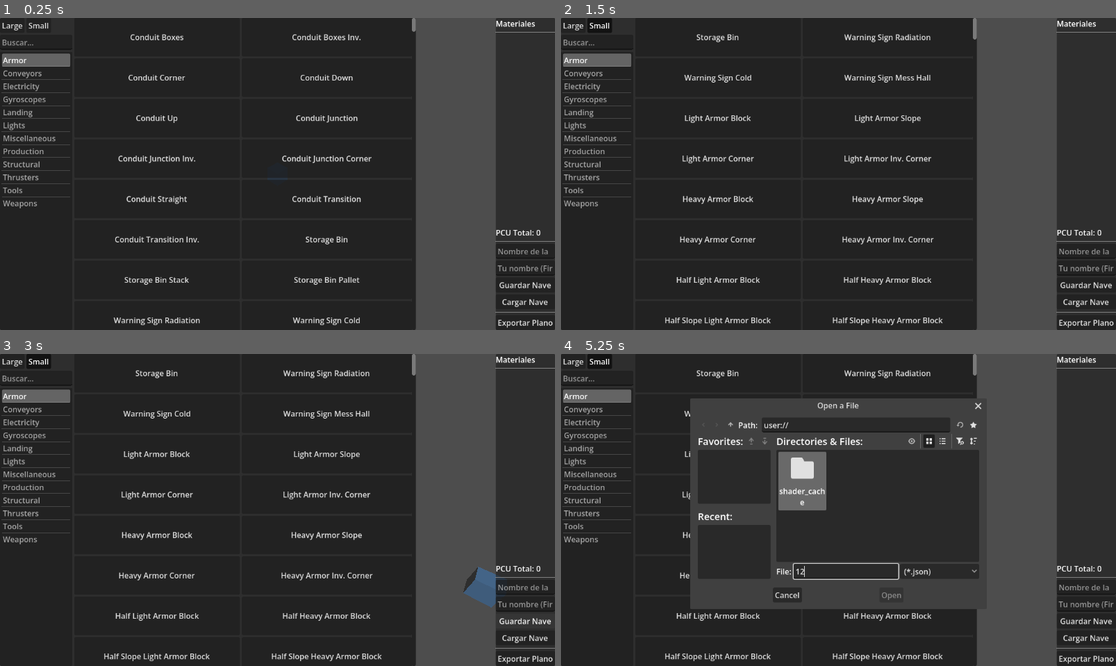
Above: before the commit, frames 1-4 (two rows, left to right).
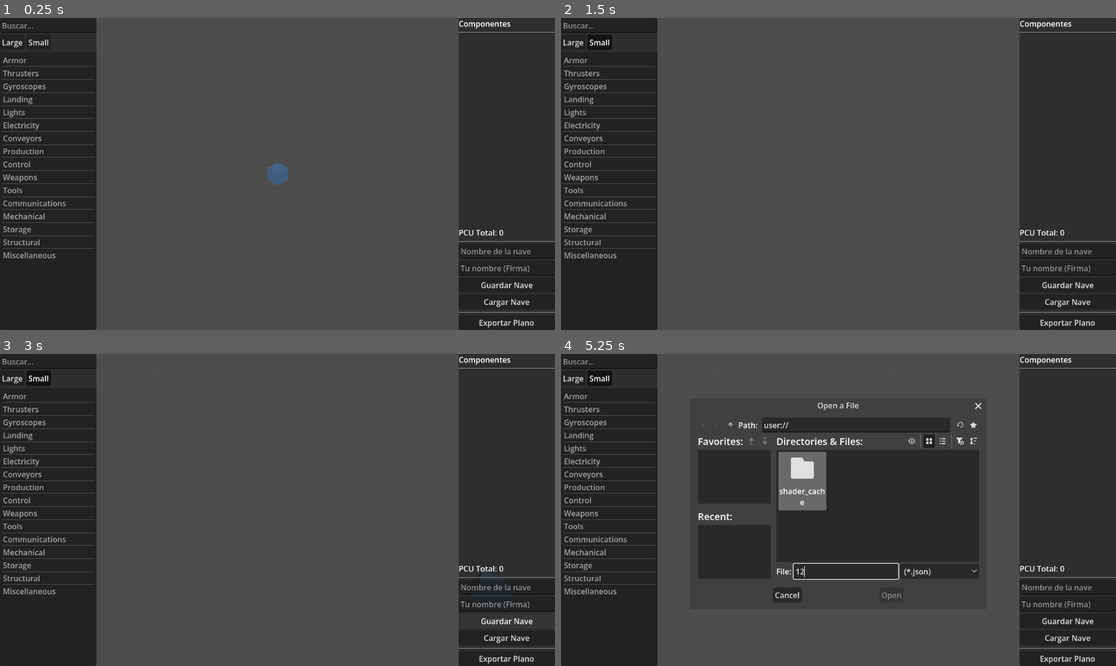
Above: after the commit, the same moments.

Repository: rochbe02/SpaceEngineersBuilder
Game: Godot game, scene res://scenes/Main.tscn
The game is run twice, just before and just after one commit, with the same random seed, the same clock (stepped at 60 frames per second) and the same inputs.
Inputs (mouse positions are in pixels of both pictures, inside the frame that each line leads up to):
- Up to frame 1 (0.25 s): no input
- Up to frame 2 (1.5 s): click "Large" at 0.5 s; click "Small" at 1.25 s
- Up to frame 3 (3 s): click (155, 372) at 2 s, where only the run before the commit has a clickable "Storage Bin"; click "Guardar Nave" at 2.75 s
- Up to frame 4 (5.25 s): click (888, 372) at 3.5 s, where only the run before the commit has a clickable "Warning Sign Radiation"; click "Cargar Nave" at 4.25 s; click (844, 572) at 5.02 s; type "12" at 5.1 s

The runs differ from the first frame. In frame 1, 66% of the frame differs, in the area x 0-100%, y 0-100%; in frame 2, 66%; in frame 3, 66%; in frame 4, 32%.

Commit message:
Catalogo desplegable con 1429 bloques reales y componentes

Diff:
--- a/space-engineers-builder/project.godot
+++ b/space-engineers-builder/project.godot
@@ -20,6 +20,10 @@
 BlockDatabase="*uid://djtjusagnkrj4"
 SaveSystem="*uid://dlwo6a3vj7te4"
 
+[display]
+
+window/size/mode=2
+
 [physics]
 
 3d/physics_engine="Jolt Physics"
--- a/space-engineers-builder/scenes/Main.tscn
+++ b/space-engineers-builder/scenes/Main.tscn
@@ -15,12 +15,14 @@
 layer = 2
 
 [node name="BlockCatalog" parent="CanvasLayer" unique_id=137198268 instance=ExtResource("2_rvslj")]
-offset_right = 400.0
+custom_minimum_size = Vector2(200, 0)
+offset_right = 154.0
 
 [node name="MaterialsPanel" parent="CanvasLayer" unique_id=2135652470 instance=ExtResource("3_0bbpv")]
+custom_minimum_size = Vector2(200, 0)
 anchors_preset = 11
 anchor_left = 1.0
-offset_left = -94.0
+offset_left = -123.0
 grow_horizontal = 0
 
 [node name="BlueprintExport" parent="." unique_id=179724670 instance=ExtResource("4_rarhs")]
--- a/space-engineers-builder/scenes/ui/BlockCatalog.tscn
+++ b/space-engineers-builder/scenes/ui/BlockCatalog.tscn
@@ -18,6 +18,10 @@
 layout_mode = 2
 size_flags_horizontal = 3
 
+[node name="LineEdit" type="LineEdit" parent="HBoxContainer/VBoxContainer" unique_id=1077694406]
+layout_mode = 2
+placeholder_text = "Buscar..."
+
 [node name="HBoxContainer" type="HBoxContainer" parent="HBoxContainer/VBoxContainer" unique_id=714790895]
 layout_mode = 2
 
@@ -31,20 +35,22 @@
 toggle_mode = true
 text = "Small"
 
-[node name="LineEdit" type="LineEdit" parent="HBoxContainer/VBoxContainer" unique_id=1077694406]
-layout_mode = 2
-placeholder_text = "Buscar..."
-
 [node name="ItemList" type="ItemList" parent="HBoxContainer/VBoxContainer" unique_id=963378104]
 layout_mode = 2
 size_flags_vertical = 3
 
-[node name="ScrollContainer" type="ScrollContainer" parent="HBoxContainer" unique_id=817176150]
+[node name="BlockPanel" type="PanelContainer" parent="HBoxContainer/VBoxContainer" unique_id=2018725875]
+visible = false
+custom_minimum_size = Vector2(200, 0)
+layout_mode = 2
+size_flags_vertical = 3
+
+[node name="ScrollContainer" type="ScrollContainer" parent="HBoxContainer/VBoxContainer/BlockPanel" unique_id=817176150]
 layout_mode = 2
 size_flags_horizontal = 3
 horizontal_scroll_mode = 0
 
-[node name="GridContainer" type="GridContainer" parent="HBoxContainer/ScrollContainer" unique_id=1260531385]
+[node name="GridContainer" type="GridContainer" parent="HBoxContainer/VBoxContainer/BlockPanel/ScrollContainer" unique_id=1260531385]
 layout_mode = 2
 size_flags_horizontal = 3
 columns = 2
--- a/space-engineers-builder/scenes/ui/MaterialsPanel.tscn
+++ b/space-engineers-builder/scenes/ui/MaterialsPanel.tscn
@@ -15,7 +15,7 @@
 
 [node name="Title" type="Label" parent="VBoxContainer" unique_id=568664939]
 layout_mode = 2
-text = "Materiales"
+text = "Componentes"
 
 [node name="HSeparator" type="HSeparator" parent="VBoxContainer" unique_id=1347476832]
 layout_mode = 2
--- a/space-engineers-builder/scripts/BlockCatalog.gd
+++ b/space-engineers-builder/scripts/BlockCatalog.gd
@@ -2,14 +2,16 @@
 
 @onready var category_list: ItemList = $HBoxContainer/VBoxContainer/ItemList
 @onready var search_box: LineEdit = $HBoxContainer/VBoxContainer/LineEdit
-@onready var block_grid: GridContainer = $HBoxContainer/ScrollContainer/GridContainer
-@onready var btn_large: Button = $HBoxContainer/VBoxContainer/HBoxContainer/BtnLarge
-@onready var btn_small: Button = $HBoxContainer/VBoxContainer/HBoxContainer/BtnSmall
+@onready var block_grid: GridContainer = $"HBoxContainer/VBoxContainer/BlockPanel/ScrollContainer/GridContainer"
+@onready var blocks_panel = $"HBoxContainer/VBoxContainer/BlockPanel"
+@onready var btn_large: Button = $"HBoxContainer/VBoxContainer/HBoxContainer/BtnLarge"
+@onready var btn_small: Button = $"HBoxContainer/VBoxContainer/HBoxContainer/BtnSmall"
 
 signal block_selected(block_id: String)
 signal size_changed(size: String)
 
 var current_size: String = "Large"
+var current_category: String = ""
 
 func _ready():
 	print("BlockCatalog listo")
@@ -19,14 +21,23 @@
 	btn_large.pressed.connect(_on_large_pressed)
 	btn_small.pressed.connect(_on_small_pressed)
 
-	if BlockDatabase.categories.size() > 0:
-		category_list.select(0)
-		_show_category(BlockDatabase.categories[0])
-
 func _build_category_list():
 	category_list.clear()
 	for category in BlockDatabase.categories:
 		category_list.add_item(category)
+
+func _on_category_selected(index: int):
+	var category = BlockDatabase.categories[index]
+	print("Categoría: ", category, " visible: ", blocks_panel.visible)
+
+	if category == current_category and blocks_panel.visible:
+		blocks_panel.visible = false
+		current_category = ""
+		return
+
+	current_category = category
+	blocks_panel.visible = true
+	_show_category(category)
 
 func _show_category(category: String):
 	var all_blocks = BlockDatabase.get_blocks_by_category(category)
@@ -39,7 +50,6 @@
 func _populate_grid(blocks: Dictionary):
 	for child in block_grid.get_children():
 		child.queue_free()
-
 	for block_id in blocks:
 		var block = blocks[block_id]
 		var btn = Button.new()
@@ -47,10 +57,6 @@
 		btn.custom_minimum_size = Vector2(80, 80)
 		btn.pressed.connect(_on_block_pressed.bind(block_id))
 		block_grid.add_child(btn)
-
-func _on_category_selected(index: int):
-	var category = BlockDatabase.categories[index]
-	_show_category(category)
 
 func _on_block_pressed(block_id: String):
 	print("Bloque seleccionado: ", block_id)
@@ -61,26 +67,26 @@
 	btn_large.button_pressed = true
 	btn_small.button_pressed = false
 	emit_signal("size_changed", "Large")
-	var idx = category_list.get_selected_items()
-	if idx.size() > 0:
-		_show_category(BlockDatabase.categories[idx[0]])
+	if current_category != "":
+		_show_category(current_category)
 
 func _on_small_pressed():
 	current_size = "Small"
 	btn_small.button_pressed = true
 	btn_large.button_pressed = false
 	emit_signal("size_changed", "Small")
-	var idx = category_list.get_selected_items()
-	if idx.size() > 0:
-		_show_category(BlockDatabase.categories[idx[0]])
+	if current_category != "":
+		_show_category(current_category)
 
 func _on_search_changed(text: String):
 	if text == "":
-		var idx = category_list.get_selected_items()
-		if idx.size() > 0:
-			_show_category(BlockDatabase.categories[idx[0]])
+		if current_category != "":
+			_show_category(current_category)
+		else:
+			blocks_panel.visible = false
 		return
 
+	blocks_panel.visible = true
 	var all_blocks = BlockDatabase.get_all_blocks()
 	var filtered = {}
 	for block_id in all_blocks:
@@ -88,3 +94,9 @@
 		if block.get("name", "").to_lower().contains(text.to_lower()) and block.get("size", "Large") == current_size:
 			filtered[block_id] = block
 	_populate_grid(filtered)
+
+func get_ship_name() -> String:
+	return ""
+
+func get_author_name() -> String:
+	return ""
--- a/space-engineers-builder/scripts/BlockDatabase.gd
+++ b/space-engineers-builder/scripts/BlockDatabase.gd
@@ -3,17 +3,21 @@
 var blocks: Dictionary = {}
 var categories: Array = [
 	"Armor",
-	"Conveyors",
-	"Electricity",
+	"Thrusters",
 	"Gyroscopes",
 	"Landing",
 	"Lights",
-	"Miscellaneous",
+	"Electricity",
+	"Conveyors",
 	"Production",
+	"Control",
+	"Weapons",
+	"Tools",
+	"Communications",
+	"Mechanical",
+	"Storage",
 	"Structural",
-	"Thrusters",
-	"Tools",
-	"Weapons"
+	"Miscellaneous"
 ]
 
 func _ready():
--- a/space-engineers-builder/scripts/MaterialsPanel.gd
+++ b/space-engineers-builder/scripts/MaterialsPanel.gd
@@ -53,17 +53,17 @@
 		if block.is_empty():
 			continue
 
-		for material in block.get("materials", {}):
-			totals[material] = totals.get(material, 0) + block["materials"][material]
+		for component in block.get("components", {}):
+			totals[component] = totals.get(component, 0) + block["components"][component]
 		total_pcu += block.get("pcu", 0)
 
-	for material in totals:
+	for component in totals:
 		var row = HBoxContainer.new()
 		var name_label = Label.new()
-		name_label.text = material + ":"
+		name_label.text = component + ":"
 		name_label.size_flags_horizontal = Control.SIZE_EXPAND_FILL
 		var amount_label = Label.new()
-		amount_label.text = str(totals[material])
+		amount_label.text = str(totals[component])
 		row.add_child(name_label)
 		row.add_child(amount_label)
 		materials_list.add_child(row)
